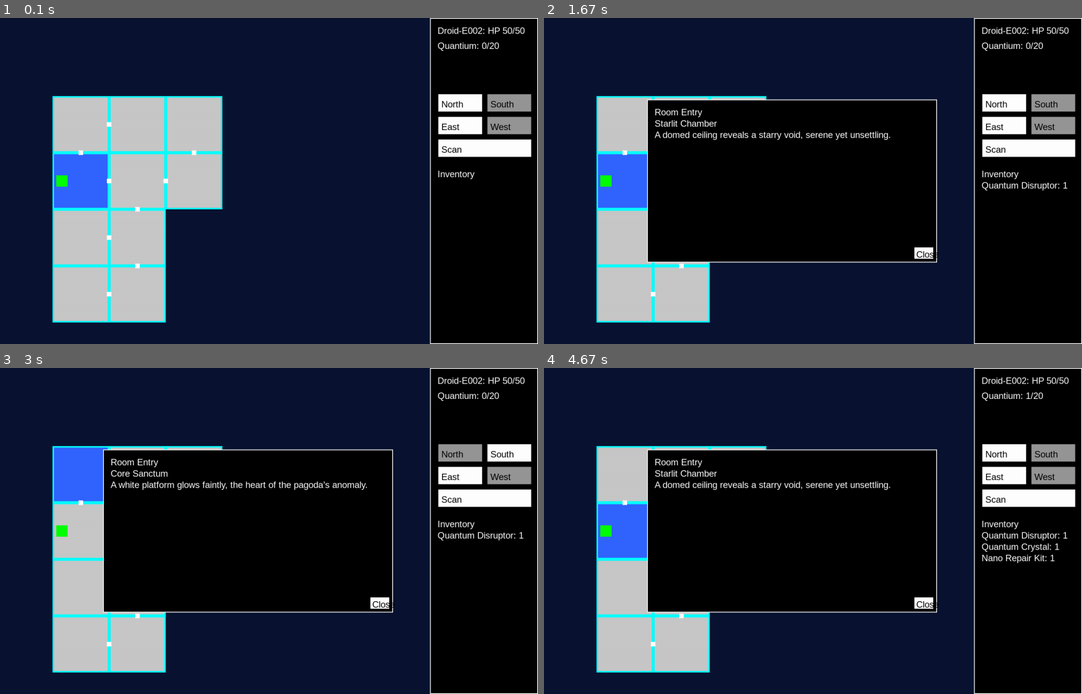
Above: before the commit, frames 1-4 (two rows, left to right).
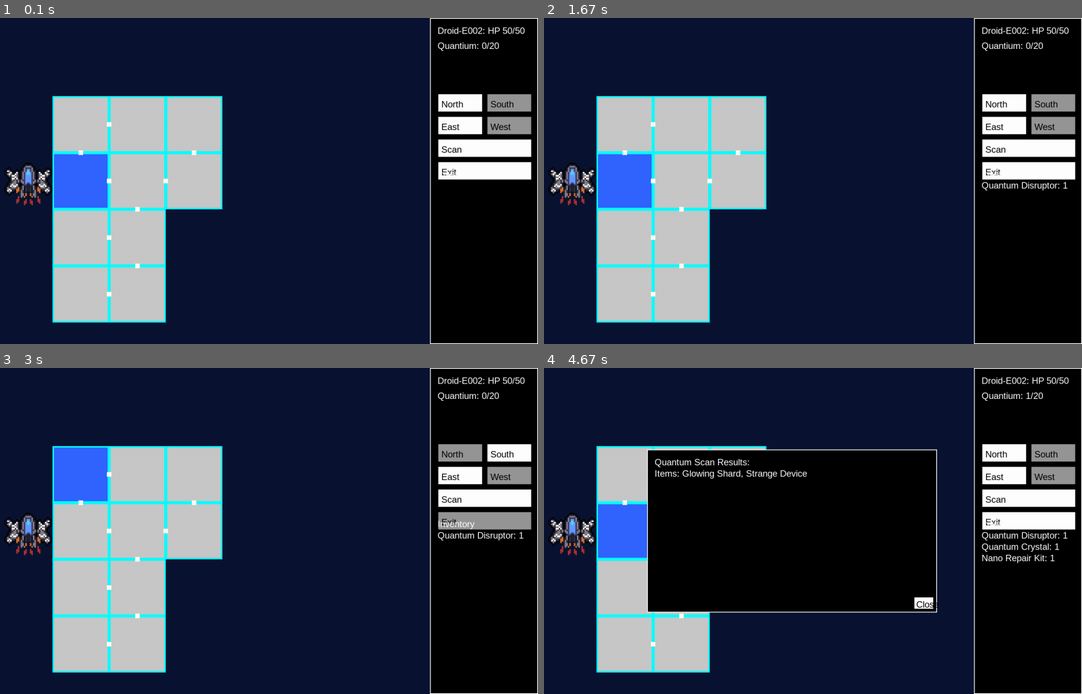
Above: after the commit, the same moments.

Repository: RiftWalker6812/Science-of-Computing-I
Game: pygame game, started from Project Terminus/AE_Dungeon.py
Same seed, same stepped clock (60 frames per second), same inputs: the game is played once before the commit and once after it.
Inputs (mouse positions are in pixels of both pictures, inside the frame that each line leads up to):
- Up to frame 1 (0.1 s): no input
- Up to frame 2 (1.67 s): click "East" at 0.38 s; click "Scan" at 0.72 s; tap Enter at 1 s; click "West" at 1.38 s
- Up to frame 3 (3 s): click (484, 521) at 1.72 s, where only the run after the commit has a clickable "Exit"; click "North" at 2.72 s
- Up to frame 4 (4.67 s): click (1001, 504) at 4.05 s; click "South" at 4.38 s

The runs differ from the first frame. In frame 1, 1.6% of the frame differs, in the area x 0-99%, y 44-58%; in frame 2, 29%, in the area x 0-99%, y 24-76%; in frame 3, 29%; in frame 4, 2.6%.

Commit message:
added ship

Diff:
--- a/Project Terminus/AE_Dungeon.py
+++ b/Project Terminus/AE_Dungeon.py
@@ -1,5 +1,6 @@
 import pygame
 import random
+import os
 
 # Initialize Pygame
 pygame.init()
@@ -11,9 +12,9 @@
 ROOM_SIZE = 150
 DUNGEON_WIDTH = GRID_SIZE * ROOM_SIZE  # 750 pixels
 UI_WIDTH = 286
-ROOM_COUNT = 10  # Increased to 10 rooms
+ROOM_COUNT = 10  # 10 rooms
 DOOR_SIZE = 12
-STARSHIP_SIZE = 30
+STARSHIP_SPRITE_SIZE = 128  # For prufer.png
 
 # Colors
 STARRY_BLUE = (10, 20, 50)
@@ -30,6 +31,29 @@
 pygame.display.set_caption("Quantum Pagoda")
 font = pygame.font.SysFont("arial", 24)
 
+# Load starship sprite with absolute path and detailed error handling
+script_dir = os.path.dirname(os.path.abspath(__file__))  # Directory of the script
+sprite_path = os.path.join(script_dir, "ASSETS", "prufer.png")
+try:
+    starship_sprite = pygame.image.load(sprite_path).convert_alpha()
+    starship_sprite = pygame.transform.scale(starship_sprite, (STARSHIP_SPRITE_SIZE, STARSHIP_SPRITE_SIZE))
+except FileNotFoundError:
+    print(f"Error: Could not find '{sprite_path}'. Ensure 'prufer.png' is in the 'ASSETS' folder.")
+    print(f"Current working directory: {os.getcwd()}")
+    # Create a checkerboard placeholder
+    starship_sprite = pygame.Surface((STARSHIP_SPRITE_SIZE, STARSHIP_SPRITE_SIZE), pygame.SRCALPHA)
+    for x in range(STARSHIP_SPRITE_SIZE):
+        for y in range(STARSHIP_SPRITE_SIZE):
+            color = CYAN if (x + y) % 2 == 0 else WHITE
+            starship_sprite.set_at((x, y), color)
+except pygame.error as e:
+    print(f"Error: Failed to load '{sprite_path}'. File may be corrupted or not a valid PNG. Error: {e}")
+    starship_sprite = pygame.Surface((STARSHIP_SPRITE_SIZE, STARSHIP_SPRITE_SIZE), pygame.SRCALPHA)
+    for x in range(STARSHIP_SPRITE_SIZE):
+        for y in range(STARSHIP_SPRITE_SIZE):
+            color = CYAN if (x + y) % 2 == 0 else WHITE
+            starship_sprite.set_at((x, y), color)
+
 # Room Descriptions Dictionary
 ROOM_DESCRIPTIONS = {
     "pagoda_wooden": ["Pagoda Style", "The floors are woody, polished to a mirror sheen, reflecting cyan lights."],
@@ -48,7 +72,7 @@
         self.unrevealed_description = unrevealed_description
         self.revealed = revealed
 
-# Global Items Dictionary with Item instances
+# Global Items Dictionary
 ITEMS = {
     "quantum_crystal": Item(
         name="Quantum Crystal",
@@ -80,7 +104,6 @@
         self.rect = pygame.Rect(grid_x * ROOM_SIZE, grid_y * ROOM_SIZE, ROOM_SIZE, ROOM_SIZE)
         self.doors = {"north": False, "south": False, "east": False, "west": False}
         self.items = random.sample(list(ITEMS.values()), k=random.randint(0, 3))
-        self.starship = grid_x == 0 and grid_y == 2
         # Assign room description
         if grid_x == 0 and grid_y == 2:
             self.description = ROOM_DESCRIPTIONS["starlit_chamber"]
@@ -91,26 +114,28 @@
 
     def get_door_rects(self):
         door_rects = []
-        if self.doors["north"]:
-            door_rects.append(pygame.Rect(
-                self.rect.centerx - DOOR_SIZE // 2, self.rect.top - DOOR_SIZE // 2,
-                DOOR_SIZE, DOOR_SIZE
-            ))
-        if self.doors["south"]:
-            door_rects.append(pygame.Rect(
-                self.rect.centerx - DOOR_SIZE // 2, self.rect.bottom - DOOR_SIZE // 2,
-                DOOR_SIZE, DOOR_SIZE
-            ))
-        if self.doors["east"]:
-            door_rects.append(pygame.Rect(
-                self.rect.right - DOOR_SIZE // 2, self.rect.centery - DOOR_SIZE // 2,
-                DOOR_SIZE, DOOR_SIZE
-            ))
-        if self.doors["west"]:
-            door_rects.append(pygame.Rect(
-                self.rect.left - DOOR_SIZE // 2, self.rect.centery - DOOR_SIZE // 2,
-                DOOR_SIZE, DOOR_SIZE
-            ))
+        for direction in ["north", "south", "east", "west"]:
+            if self.doors[direction]:
+                if direction == "north":
+                    door_rects.append(pygame.Rect(
+                        self.rect.centerx - DOOR_SIZE // 2, self.rect.top - DOOR_SIZE // 2,
+                        DOOR_SIZE, DOOR_SIZE
+                    ))
+                elif direction == "south":
+                    door_rects.append(pygame.Rect(
+                        self.rect.centerx - DOOR_SIZE // 2, self.rect.bottom - DOOR_SIZE // 2,
+                        DOOR_SIZE, DOOR_SIZE
+                    ))
+                elif direction == "east":
+                    door_rects.append(pygame.Rect(
+                        self.rect.right - DOOR_SIZE // 2, self.rect.centery - DOOR_SIZE // 2,
+                        DOOR_SIZE, DOOR_SIZE
+                    ))
+                elif direction == "west":
+                    door_rects.append(pygame.Rect(
+                        self.rect.left - DOOR_SIZE // 2, self.rect.centery - DOOR_SIZE // 2,
+                        DOOR_SIZE, DOOR_SIZE
+                    ))
         return door_rects
 
 class Dungeon:
@@ -190,11 +215,21 @@
         if new_room:
             self.current_room = new_room
             print(f"Moved to Room at ({new_room.grid_x}, {new_room.grid_y})")
-            # Show room description popup
-            popup.show(["Room Entry", new_room.description[0], new_room.description[1]])
             return True
         print(f"No room to the {direction}")
         return False
+
+    def exit_dungeon(self):
+        """Initiate the process of exiting the quantum pagoda.
+
+        The exit process involves:
+        1. A confirmation popup to return to the Prufer starship.
+        2. Checking inventory for sufficient Quantum Crystals (e.g., 5).
+        3. A starship animation (power-up flash, upward ascent with particle trail, screen fade).
+        4. A final popup with mission results and a quit option.
+        See detailed description in the code comments.
+        """
+        pass
 
 class UI:
     def __init__(self):
@@ -204,7 +239,8 @@
             "south": pygame.Rect(SCREEN_WIDTH - UI_WIDTH + 150, 200, 120, 50),
             "east": pygame.Rect(SCREEN_WIDTH - UI_WIDTH + 20, 260, 120, 50),
             "west": pygame.Rect(SCREEN_WIDTH - UI_WIDTH + 150, 260, 120, 50),
-            "scan": pygame.Rect(SCREEN_WIDTH - UI_WIDTH + 20, 320, 250, 50)
+            "scan": pygame.Rect(SCREEN_WIDTH - UI_WIDTH + 20, 320, 250, 50),
+            "exit": pygame.Rect(SCREEN_WIDTH - UI_WIDTH + 20, 380, 250, 50)  # New Exit button
         }
 
     def draw(self, screen, player):
@@ -217,8 +253,11 @@
         screen.blit(text, (SCREEN_WIDTH - UI_WIDTH + 20, 60))
 
         for direction, rect in self.buttons.items():
-            enabled = direction != "scan" and player.current_room.doors.get(direction, False)
-            color = WHITE if enabled or direction == "scan" else GRAY
+            # Enable Exit only in starting room
+            enabled = (direction != "scan" and direction != "exit" and player.current_room.doors.get(direction, False)) or \
+                      direction == "scan" or \
+                      (direction == "exit" and player.current_room.grid_x == 0 and player.current_room.grid_y == 2)
+            color = WHITE if enabled else GRAY
             pygame.draw.rect(screen, color, rect)
             pygame.draw.rect(screen, BLACK, rect, 2)
             text = font.render(direction.capitalize(), True, BLACK)
@@ -253,6 +292,8 @@
                     else:
                         text.append("No items found.")
                     popup.show(text)
+                elif direction == "exit" and player.current_room.grid_x == 0 and player.current_room.grid_y == 2:
+                    player.exit_dungeon()
                 elif player.move(direction, popup):
                     return True
         return False
@@ -280,10 +321,10 @@
         text = font.render("Close", True, BLACK)
         screen.blit(text, (self.close_button.x + 5, self.close_button.y + 5))
 
-    def handle_click(self, pos):
+    def handle_click(self, pos, player):
         if self.active and self.close_button.collidepoint(pos):
             self.active = False
-            return True
+            return False
         return False
 
 # Main game
@@ -299,8 +340,8 @@
         if event.type == pygame.QUIT:
             running = False
         elif event.type == pygame.MOUSEBUTTONDOWN:
-            if not popup.handle_click(event.pos):
-                ui.handle_click(event.pos, player, popup)
+            popup.handle_click(event.pos, player)
+            ui.handle_click(event.pos, player, popup)
         elif event.type == pygame.KEYDOWN:
             if event.key == pygame.K_RETURN and popup.active:
                 popup.active = False
@@ -315,9 +356,10 @@
         for door_rect in room.get_door_rects():
             offset_door = door_rect.move(offset)
             pygame.draw.rect(screen, WHITE, offset_door)
-        if room.starship:
-            starship_rect = pygame.Rect(offset_rect.x + 10, offset_rect.y + 60, STARSHIP_SIZE, STARSHIP_SIZE)
-            pygame.draw.rect(screen, GREEN, starship_rect)
+
+    # Draw starship sprite outside grid, left of starting room
+    starship_pos = (250 - STARSHIP_SPRITE_SIZE, 357 + ROOM_SIZE//2 - STARSHIP_SPRITE_SIZE//2)
+    screen.blit(starship_sprite, starship_pos)
 
     ui.draw(screen, player)
     popup.draw(screen)
Renamed: Project Terminus/ASSETS/Prufer_B.png -> Project Terminus/ASSETS/prufer.png
